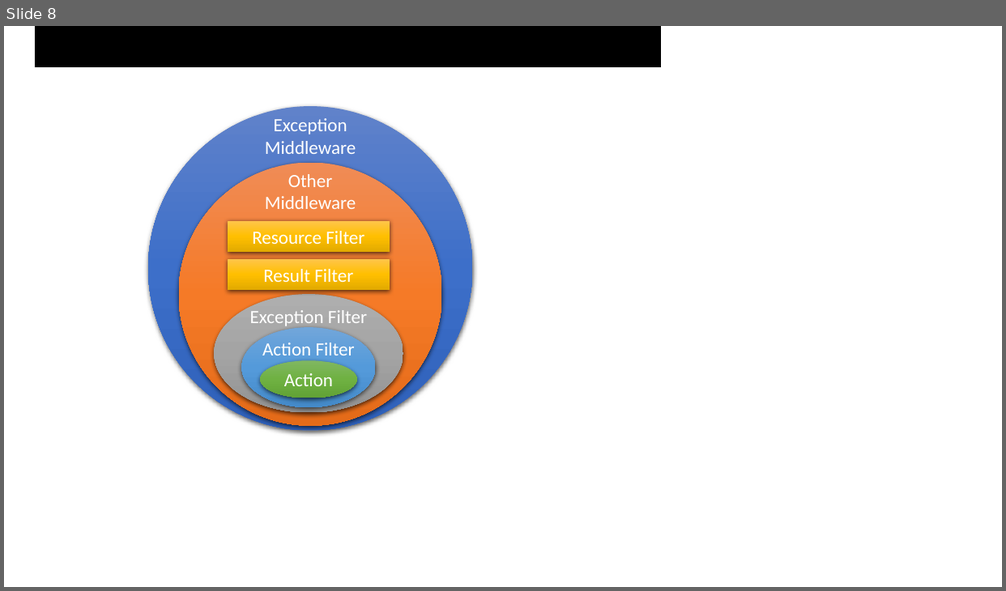
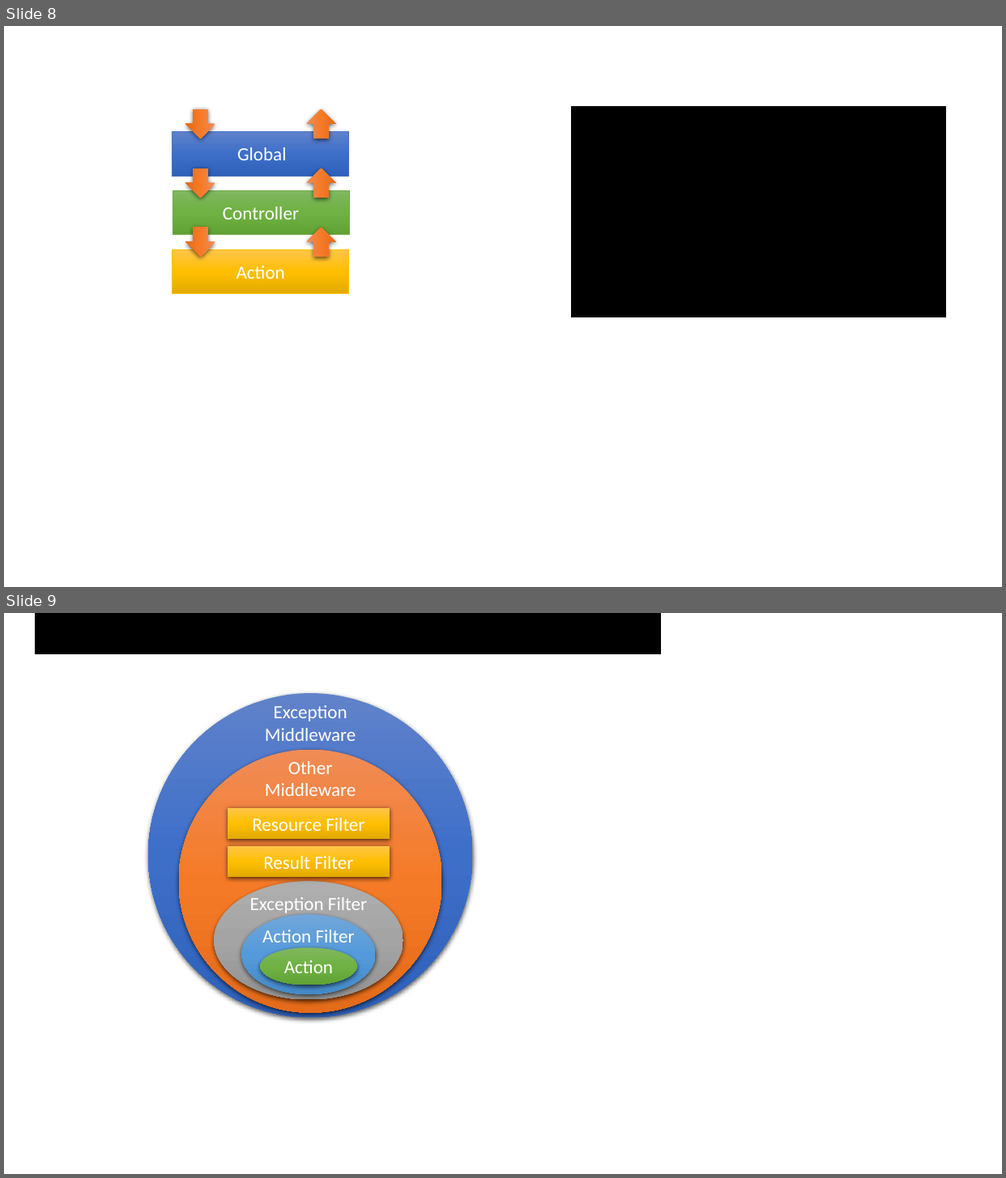
Before and after one commit to johnwu1114/blog-johnwu-cc, a slide deck: source/_assets/ironman.pptx. Shown one above the other, each under a label of ours: slide 8 before the commit, slides 8 and 9 after it. The pictures are 1006x591 and 1006x1178 pixels, drawn with LibreOffice and Linux fonts; fonts in the diff are those of the drawing. Boxes give left, top, right and bottom in pixels: in the first picture for what was removed or moved away, otherwise in the second. Text is boxed around its words. In the diff, an @@ line names an element or a change of style, - is before the commit and + after.

```diff
--- a/source/_assets/ironman.pptx
+++ b/source/_assets/ironman.pptx
@@ slide 8 added at (x1=4, y1=26, x2=1002, y2=587), background #FFFFFF @@
@@ right arrow added at (x1=186, y1=109, x2=215, y2=139), fill gradient #F18C57 to #F67B28 to #E56C19 @@
@@ right arrow added at (x1=306, y1=109, x2=335, y2=139), fill gradient #F18C57 to #F67B28 to #E56C19 @@
@@ rectangle added at (x1=572, y1=107, x2=946, y2=318), fill #000000, outline #000000 1 pt @@
@@ rectangle added at (x1=172, y1=131, x2=349, y2=176), fill gradient #6183CB to #3E70CA to #3062BB, outline #4472C4 0.5 pt @@
@@ right arrow added at (x1=186, y1=169, x2=215, y2=198), fill gradient #F18C57 to #F67B28 to #E56C19 @@
@@ text added at (x1=237, y1=148, x2=286, y2=160), 18 pt, text #FFFFFF @@
+Global
@@ right arrow added at (x1=306, y1=169, x2=335, y2=198), fill gradient #F18C57 to #F67B28 to #E56C19 @@
@@ rectangle added at (x1=172, y1=190, x2=349, y2=235), fill gradient #81B861 to #6FB242 to #62A336, outline #70AD47 0.5 pt @@
@@ text added at (x1=223, y1=207, x2=299, y2=220), 18 pt, text #FFFFFF @@
+Controller
@@ right arrow added at (x1=186, y1=228, x2=215, y2=257), fill gradient #F18C57 to #F67B28 to #E56C19 @@
@@ right arrow added at (x1=306, y1=228, x2=335, y2=257), fill gradient #F18C57 to #F67B28 to #E56C19 @@
@@ rectangle added at (x1=172, y1=250, x2=349, y2=294), fill gradient #FFC64B to #FFC000 to #E3AB00, outline #FFC000 0.5 pt @@
@@ text added at (x1=236, y1=266, x2=285, y2=279), 18 pt, text #FFFFFF @@
+Action
@@ what was slide 8 is now slide 9 @@
```
Also in this commit, not shown: 3 other files.
